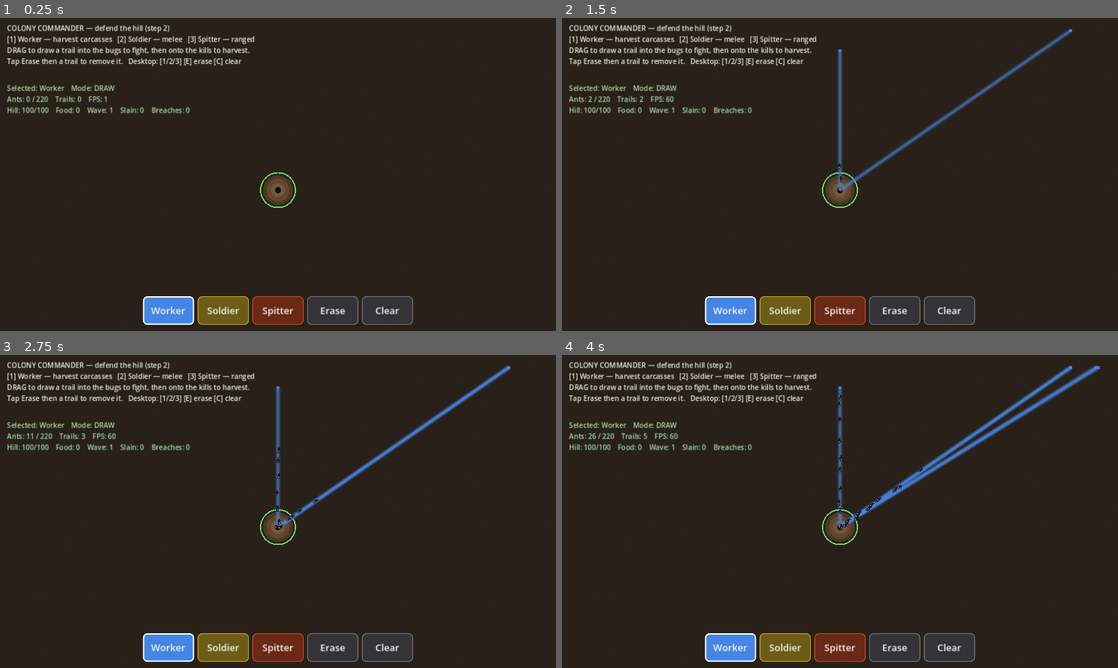
Above: before the commit, frames 1-4 (two rows, left to right).
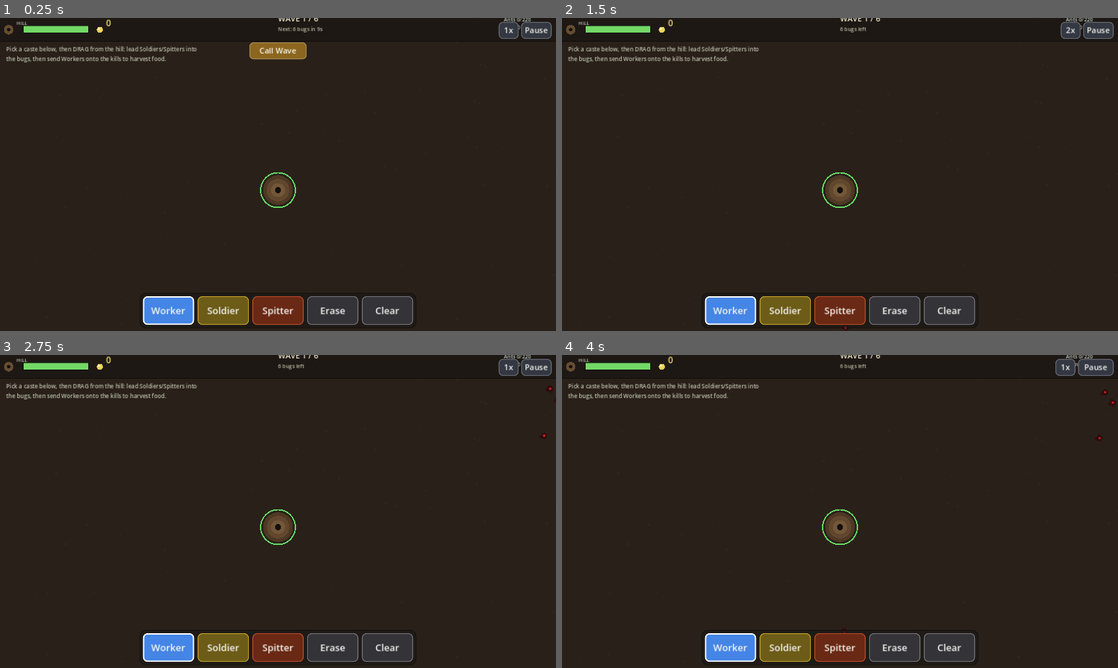
Above: after the commit, the same moments.

Repository: getarsenal/colony-commander
Game: Godot game, scene res://scenes/Main.tscn
The game is run twice, just before and just after one commit, with the same random seed, the same clock (stepped at 60 frames per second) and the same inputs.
Inputs (mouse positions are in pixels of both pictures, inside the frame that each line leads up to):
- Up to frame 1 (0.25 s): no input
- Up to frame 2 (1.5 s): click (840, 49) at 0.5 s, where only the run after the commit has a clickable "Call Wave"; click (1067, 30) at 1.25 s, where only the run after the commit has a clickable "1x"
- Up to frame 3 (2.75 s): click (505, 367) at 2 s, where only the run after the commit has a clickable "2x"
- Up to frame 4 (4 s): click (1095, 367) at 2.75 s, where only the run after the commit has a clickable "Pause"; click (1095, 367) at 3.5 s, where only the run after the commit has a clickable "Resume"

The runs differ from the first frame. In frame 1, 4.4% of the frame differs, in the area x 0-100%, y 0-31%; in frame 2, 5.1%; in frame 3, 5.1%; in frame 4, 5.8%, in the area x 0-100%, y 0-89%.

Commit message:
Step 3: level flow + Anthill-style HUD
Give the game its shape and the original's UI identity:

- Wave/level state machine (sim/wave_director.gd): a 6-wave level with a PREP
  countdown, Call-Wave (summon early), VICTORY on surviving all waves, and
  DEFEAT when the hill falls. Adds reset_level() and field-clear helpers.
- Real defeat (sim/colony.gd): hill at 0 HP now notifies the director (DEFEAT)
  instead of the old soft breach-reset; adds reset_defense() + recall_all().
- HUD (ui/hud.gd, ui/hud_topbar.gd): Anthill-style top bar (hill-health bar,
  food counter, "Wave X / N" with next-wave preview + countdown, ant count),
  plus Call-Wave / speed (1x/2x) / pause buttons and a win-lose overlay with
  Restart. Runs PROCESS_MODE_ALWAYS so controls work while paused.
- Caste panel (ui/touch_controls.gd): backing panel + stays usable while paused.
- Main (scenes/main.gd): wires the HUD, adds set_game_speed / toggle_pause /
  restart_level, a brief onboarding hint, and drops the old debug labels.
- Carcass/Projectile: force_despawn() for clean level resets.

Validated: scripts parse headlessly; a headless smoke test exercising waves,
combat, harvest, call-wave, defeat, restart, speed and pause ran clean. Web
build re-exported locally before deploy.

https://claude.ai/code/session_011hkUGhTeefueTvzyEjhAPX

Diff:
--- a/scenes/main.gd
+++ b/scenes/main.gd
@@ -1,12 +1,8 @@
-## Step 1 vertical slice: the trail-flow prototype (handoff §4 + §9 step 1).
-##
-## Builds the whole scene from code so the .tscn stays trivial (one root node) —
-## easier to keep correct without opening the editor, and easier for a Godot
-## newcomer to read. Wires the Colony, Trail container, TrailDrawer and a HUD,
-## draws the ground + anthill, and pre-builds the ant pool.
-##
-## This prototype intentionally has NO combat, carcasses or enemies yet. Its one
-## job is to prove the streaming FEELS alive before anything downstream is built.
+## Scene assembler (handoff §4/§5/§7). Builds the whole game from code so the
+## .tscn stays trivial: wires the Colony + ant pool, the trail drawer, the threat
+## WaveDirector (enemies/carcasses/projectiles), the juice layer, the touch caste
+## panel and the HUD (top bar + wave controls + win/lose overlay); draws the
+## ground + anthill + hill-HP ring; and routes the HUD's speed/pause/restart.
 extends Node2D
 
 var hill_pos := Vector2(640, 380)
@@ -17,9 +13,9 @@
 var touch_controls: TouchControls
 var director: WaveDirector
 var fx: FxLayer
+var hud: HUD
 
-var _info_label: Label
-var _stats_label: Label
+var _hint: Label
 
 func _ready() -> void:
 	hill_pos = get_viewport_rect().size * Vector2(0.5, 0.55)
@@ -86,58 +82,51 @@
 	touch_controls.drawer = trail_drawer
 	add_child(touch_controls)
 
-	_build_hud()
+	# --- HUD: top status bar, wave controls, win/lose overlay ---
+	hud = HUD.new()
+	hud.name = "HUD"
+	hud.colony = colony
+	hud.director = director
+	hud.main = self
+	add_child(hud)
+
+	_build_hint()
 	queue_redraw()
 
-func _build_hud() -> void:
+func _build_hint() -> void:
 	var layer := CanvasLayer.new()
+	layer.layer = 4
 	add_child(layer)
-
-	_info_label = Label.new()
-	_info_label.position = Vector2(16, 12)
-	_info_label.add_theme_color_override("font_color", Color(0.92, 0.92, 0.88))
-	layer.add_child(_info_label)
-
-	_stats_label = Label.new()
-	_stats_label.position = Vector2(16, 150)
-	_stats_label.add_theme_color_override("font_color", Color(0.65, 0.85, 0.65))
-	layer.add_child(_stats_label)
+	_hint = Label.new()
+	_hint.position = Vector2(14, 62)
+	_hint.add_theme_font_size_override("font_size", 13)
+	_hint.add_theme_color_override("font_color", Color(0.85, 0.85, 0.78, 0.85))
+	_hint.text = "Pick a caste below, then DRAG from the hill: lead Soldiers/Spitters into\nthe bugs, then send Workers onto the kills to harvest food."
+	layer.add_child(_hint)
 
 func _process(_delta: float) -> void:
-	if _info_label == null:
-		return
-	_info_label.text = "COLONY COMMANDER — defend the hill (step 2)\n" \
-		+ "[1] Worker — harvest carcasses   [2] Soldier — melee   [3] Spitter — ranged\n" \
-		+ "DRAG to draw a trail into the bugs to fight, then onto the kills to harvest.\n" \
-		+ "Tap Erase then a trail to remove it.   Desktop: [1/2/3] [E] erase [C] clear"
-
-	var mode := "ERASE" if trail_drawer.erase_mode else "DRAW"
-	_stats_label.text = "Selected: %s    Mode: %s\nAnts: %d / %d    Trails: %d    FPS: %d\nHill: %d/%d    Food: %d    Wave: %d    Slain: %d    Breaches: %d" % [
-		AntTypes.name_of(trail_drawer.current_type),
-		mode,
-		colony.active_count,
-		colony.population_cap,
-		_trail_count(),
-		Engine.get_frames_per_second(),
-		int(colony.hill_hp),
-		int(Colony.HILL_HP_MAX),
-		colony.food,
-		director.wave,
-		director.enemies_killed,
-		colony.breaches,
-	]
-
-	# screen shake (juice) + keep the dynamic hill-HP ring fresh
+	# world screen-shake (juice) + keep the dynamic hill-HP ring fresh
 	if fx != null:
 		position = fx.shake_offset
 	queue_redraw()
 
-func _trail_count() -> int:
-	var n := 0
-	for c in trail_container.get_children():
-		if c is Trail:
-			n += 1
-	return n
+# --- HUD control hooks --------------------------------------------------------
+
+func set_game_speed(fast: bool) -> void:
+	Engine.time_scale = 2.0 if fast else 1.0
+
+func toggle_pause() -> bool:
+	var p := not get_tree().paused
+	get_tree().paused = p
+	return p
+
+func restart_level() -> void:
+	trail_drawer.clear_all()
+	colony.recall_all()
+	director.reset_level()
+	colony.reset_defense()
+	Engine.time_scale = 1.0
+	get_tree().paused = false
 
 func _draw() -> void:
 	var size := get_viewport_rect().size
--- a/sim/ant.gd
+++ b/sim/ant.gd
@@ -230,6 +230,9 @@
 ## Enemies only target ants that are actually out on the field.
 func is_combatant_for_enemy() -> bool:
 	return state != State.IDLE and visible
+
+func is_active() -> bool:
+	return state != State.IDLE
 
 # --- helpers ------------------------------------------------------------------
 
--- a/sim/carcass.gd
+++ b/sim/carcass.gd
@@ -53,6 +53,11 @@
 	if director != null:
 		director.release_carcass(self)
 
+## Remove without feeding anyone (used on a level reset).
+func force_despawn() -> void:
+	if _alive:
+		_despawn()
+
 func _process(delta: float) -> void:
 	if not _alive:
 		return
--- a/sim/colony.gd
+++ b/sim/colony.gd
@@ -29,8 +29,7 @@
 
 var director = null               # WaveDirector: enemy / carcass / projectile queries
 var fx = null                     # FxLayer: juice (puffs, popups, screen shake)
-var hill_hp: float = HILL_HP_MAX  # the base you defend; 0 -> a breach
-var breaches := 0
+var hill_hp: float = HILL_HP_MAX  # the base you defend; 0 -> DEFEAT
 
 func build_pool() -> void:
 	var ant_script: Script = load("res://sim/ant.gd")
@@ -112,20 +111,26 @@
 	population_cap = min(POOL_SIZE, DEFAULT_POP_CAP + int(food / FOOD_PER_CAP))
 
 func damage_hill(n: float) -> void:
-	hill_hp -= n
+	if hill_hp <= 0.0:
+		return  # already overrun; the director is in DEFEAT
+	hill_hp = max(0.0, hill_hp - n)
 	if fx != null:
 		fx.add_shake(0.35)
 		fx.puff(hill_pos, Color(0.9, 0.3, 0.2), 16.0)
 	if hill_hp <= 0.0:
-		_breach()
+		if fx != null:
+			fx.add_shake(1.0)
+		if director != null:
+			director.on_hill_destroyed()  # -> DEFEAT (HUD shows the overlay)
 
-## Base overrun: a big juicy beat, then we wipe the field and reset HP so a
-## playtest keeps rolling (full game-over flow lands with the campaign step).
-func _breach() -> void:
-	breaches += 1
+## Restore the base + larder for a fresh attempt (paired with director.reset_level).
+func reset_defense() -> void:
 	hill_hp = HILL_HP_MAX
-	if director != null:
-		director.clear_all_enemies()
-	if fx != null:
-		fx.add_shake(1.0)
-		fx.popup(hill_pos + Vector2(0, -52), "BREACH!", Color(1.0, 0.4, 0.3))
+	food = 0
+	population_cap = DEFAULT_POP_CAP
+
+## Send every ant on the field home/IDLE (used on a level restart).
+func recall_all() -> void:
+	for a in _pool:
+		if a.is_active():
+			release_ant(a)
--- a/sim/projectile.gd
+++ b/sim/projectile.gd
@@ -63,6 +63,11 @@
 	if director != null:
 		director.release_projectile(self)
 
+## Remove in flight (used on a level reset).
+func force_despawn() -> void:
+	if _alive:
+		_despawn()
+
 func _draw() -> void:
 	draw_circle(Vector2.ZERO, 3.4, Color(0.55, 0.85, 0.25, 0.9))
 	draw_circle(Vector2(-3.0, 0.0), 2.0, Color(0.45, 0.75, 0.20, 0.5))  # tail
--- a/sim/wave_director.gd
+++ b/sim/wave_director.gd
@@ -1,19 +1,25 @@
-## The threat brain: spawns enemy waves and owns the enemy / carcass / projectile
-## pools (handoff §7 wave director, scoped to a continuous-trickle first slice).
+## The threat brain + level flow (handoff §7 wave director, first campaign slice).
 ##
-## Mirrors the Colony's pooling discipline. Difficulty escalates slowly over time
-## so playtesting the combat/harvest FEEL stays pleasant rather than punishing —
-## the real wave-table / campaign pacing lands with the campaign step.
+## A level is a fixed sequence of waves. Between waves there's a PREP countdown
+## the player can short-circuit with "Call Wave" (Anthill's summon-early beat —
+## braver play, faster level). Surviving the last wave = VICTORY; the hill
+## falling = DEFEAT. Owns the enemy / carcass / projectile pools with the same
+## 60fps pooling discipline as the Colony.
 class_name WaveDirector
 extends Node2D
+
+enum State { PREP, SPAWNING, CLEARING, VICTORY, DEFEAT }
 
 const ENEMY_POOL := 64
 const CARCASS_POOL := 96
 const PROJECTILE_POOL := 96
-const MAX_ALIVE := 26                 # concurrent enemy cap (perf + readability)
-const BASE_INTERVAL := 2.6            # seconds between spawns at wave 1
-const MIN_INTERVAL := 0.6
-const RAMP_PER_SEC := 0.012           # how fast spawn cadence tightens
+const MAX_ALIVE := 26                  # concurrent enemy cap (perf + readability)
+
+# A gentle escalating level — counts only for this slice; types/biomes come later.
+const WAVE_COUNTS := [6, 9, 13, 17, 22, 28]
+const FIRST_PREP := 9.0                # breathing room before wave 1
+const PREP_TIME := 14.0                # seconds of prep between waves
+const SPAWN_SPACING := 0.55            # seconds between bugs within a wave
 
 var colony = null
 var enemy_layer: Node2D
@@ -21,9 +27,13 @@
 var projectile_layer: Node2D
 var fx = null
 
-var elapsed := 0.0
-var wave := 1
+var state: int = State.PREP
+var wave_index := 0                    # 0-based index of the NEXT/current wave
+var prep_timer := FIRST_PREP
 var enemies_killed := 0
+
+var _to_spawn := 0
+var _spawn_timer := 0.0
 
 var _enemy_pool: Array = []
 var _enemy_free: Array = []
@@ -31,8 +41,6 @@
 var _carcass_free: Array = []
 var _proj_pool: Array = []
 var _proj_free: Array = []
-
-var _spawn_accum := 0.0
 
 func build_pools() -> void:
 	var enemy_script: Script = load("res://sim/enemy.gd")
@@ -60,20 +68,74 @@
 func alive_enemy_count() -> int:
 	return ENEMY_POOL - _enemy_free.size()
 
+# --- level flow ---------------------------------------------------------------
+
 func _process(delta: float) -> void:
-	elapsed += delta
-	wave = 1 + int(elapsed / 30.0)   # a new "wave" tier every 30s
-	var interval: float = max(MIN_INTERVAL, BASE_INTERVAL - elapsed * RAMP_PER_SEC)
-	_spawn_accum += delta
-	while _spawn_accum >= interval:
-		_spawn_accum -= interval
-		_try_spawn()
-
-func _try_spawn() -> void:
-	if _enemy_free.is_empty() or alive_enemy_count() >= MAX_ALIVE:
-		return
+	match state:
+		State.PREP:
+			prep_timer -= delta
+			if prep_timer <= 0.0:
+				_start_wave()
+		State.SPAWNING:
+			_spawn_timer -= delta
+			if _to_spawn > 0 and _spawn_timer <= 0.0 \
+					and alive_enemy_count() < MAX_ALIVE and not _enemy_free.is_empty():
+				_spawn_one()
+				_to_spawn -= 1
+				_spawn_timer = SPAWN_SPACING
+			if _to_spawn <= 0:
+				state = State.CLEARING
+		State.CLEARING:
+			if alive_enemy_count() == 0:
+				wave_index += 1
+				if wave_index >= WAVE_COUNTS.size():
+					state = State.VICTORY
+				else:
+					state = State.PREP
+					prep_timer = PREP_TIME
+		State.VICTORY, State.DEFEAT:
+			pass
+
+func _start_wave() -> void:
+	_to_spawn = WAVE_COUNTS[wave_index]
+	_spawn_timer = 0.0
+	state = State.SPAWNING
+
+func _spawn_one() -> void:
 	var e = _enemy_pool[_enemy_free.pop_back()]
 	e.spawn(_edge_spawn_point())
+
+## Player summons the pending wave immediately (only meaningful during PREP).
+func call_wave() -> void:
+	if state == State.PREP:
+		prep_timer = 0.0
+
+func on_hill_destroyed() -> void:
+	state = State.DEFEAT
+
+# --- HUD queries --------------------------------------------------------------
+
+func total_waves() -> int:
+	return WAVE_COUNTS.size()
+
+func is_prep() -> bool:
+	return state == State.PREP
+
+func is_victory() -> bool:
+	return state == State.VICTORY
+
+func is_defeat() -> bool:
+	return state == State.DEFEAT
+
+## Bugs still owed this level-phase: the unspawned remainder plus those alive.
+func enemies_remaining() -> int:
+	return _to_spawn + alive_enemy_count()
+
+## Size of the wave that PREP is counting down to (for the "incoming" preview).
+func incoming_preview() -> int:
+	return WAVE_COUNTS[wave_index] if wave_index < WAVE_COUNTS.size() else 0
+
+# --- spawning helpers ---------------------------------------------------------
 
 ## Pick a point just outside a random screen edge so bugs crawl inward.
 func _edge_spawn_point() -> Vector2:
@@ -116,23 +178,45 @@
 	if idx != -1:
 		_enemy_free.append(idx)
 
-## Wipe every living enemy (used on a base breach). No carcasses dropped.
+func release_carcass(carcass) -> void:
+	var idx := _carcass_pool.find(carcass)
+	if idx != -1:
+		_carcass_free.append(idx)
+
+func release_projectile(proj) -> void:
+	var idx := _proj_pool.find(proj)
+	if idx != -1:
+		_proj_free.append(idx)
+
+# --- field wipe + level reset -------------------------------------------------
+
 func clear_all_enemies() -> void:
 	for e in _enemy_pool:
 		if e.is_alive():
 			e.force_despawn()
 
-func release_carcass(carcass) -> void:
-	var idx := _carcass_pool.find(carcass)
-	if idx != -1:
-		_carcass_free.append(idx)
-
-func release_projectile(proj) -> void:
-	var idx := _proj_pool.find(proj)
-	if idx != -1:
-		_proj_free.append(idx)
-
-# --- spatial queries used by ants (harvest) -----------------------------------
+func clear_all_carcasses() -> void:
+	for c in _carcass_pool:
+		if c.is_available():
+			c.force_despawn()
+
+func clear_all_projectiles() -> void:
+	for p in _proj_pool:
+		p.force_despawn()
+
+## Full restart back to wave 1 prep with an empty field.
+func reset_level() -> void:
+	clear_all_enemies()
+	clear_all_carcasses()
+	clear_all_projectiles()
+	state = State.PREP
+	wave_index = 0
+	prep_timer = FIRST_PREP
+	enemies_killed = 0
+	_to_spawn = 0
+	_spawn_timer = 0.0
+
+# --- spatial queries used by ants ---------------------------------------------
 
 func nearest_enemy(pos: Vector2, max_dist: float):
 	var best = null
--- /dev/null
+++ b/ui/hud.gd
@@ -0,0 +1,155 @@
+## The game HUD: top status bar + Call-Wave / speed / pause controls + the
+## victory/defeat overlay (handoff §7 level flow, with the original's UI feel).
+##
+## Runs on its own CanvasLayer above the world and the caste panel, and is set to
+## PROCESS_MODE_ALWAYS so its buttons keep working while the game is paused.
+class_name HUD
+extends CanvasLayer
+
+const _TOPBAR := preload("res://ui/hud_topbar.gd")
+
+var colony = null
+var director = null
+var main = null
+
+var _topbar: Control
+var _call_btn: Button
+var _speed_btn: Button
+var _pause_btn: Button
+var _overlay: Control
+var _overlay_title: Label
+var _overlay_sub: Label
+var _restart_btn: Button
+var _fast := false
+
+func _ready() -> void:
+	layer = 6  # above the world (0) and the caste panel (5)
+	process_mode = Node.PROCESS_MODE_ALWAYS
+
+	_topbar = _TOPBAR.new()
+	_topbar.colony = colony
+	_topbar.director = director
+	_topbar.set_anchors_preset(Control.PRESET_TOP_WIDE)
+	_topbar.offset_bottom = 54
+	_topbar.mouse_filter = Control.MOUSE_FILTER_IGNORE
+	add_child(_topbar)
+
+	_call_btn = _make_button("Call Wave", Color(0.55, 0.40, 0.12), Vector2(132, 38))
+	_call_btn.pressed.connect(_on_call)
+	add_child(_call_btn)
+	_speed_btn = _make_button("1x", Color(0.20, 0.22, 0.26), Vector2(46, 36))
+	_speed_btn.pressed.connect(_on_speed)
+	add_child(_speed_btn)
+	_pause_btn = _make_button("Pause", Color(0.20, 0.22, 0.26), Vector2(70, 36))
+	_pause_btn.pressed.connect(_on_pause)
+	add_child(_pause_btn)
+
+	_build_overlay()
+
+func _build_overlay() -> void:
+	_overlay = Control.new()
+	_overlay.set_anchors_preset(Control.PRESET_FULL_RECT)
+	_overlay.mouse_filter = Control.MOUSE_FILTER_STOP
+	_overlay.visible = false
+	add_child(_overlay)
+
+	var dim := ColorRect.new()
+	dim.color = Color(0, 0, 0, 0.6)
+	dim.set_anchors_preset(Control.PRESET_FULL_RECT)
+	dim.mouse_filter = Control.MOUSE_FILTER_IGNORE
+	_overlay.add_child(dim)
+
+	_overlay_title = _make_label(40, HORIZONTAL_ALIGNMENT_CENTER)
+	_overlay.add_child(_overlay_title)
+	_overlay_sub = _make_label(18, HORIZONTAL_ALIGNMENT_CENTER)
+	_overlay_sub.add_theme_color_override("font_color", Color(0.85, 0.85, 0.8))
+	_overlay.add_child(_overlay_sub)
+
+	_restart_btn = _make_button("Restart Level", Color(0.30, 0.45, 0.30), Vector2(190, 48))
+	_restart_btn.pressed.connect(_on_restart)
+	_overlay.add_child(_restart_btn)
+
+func _process(_delta: float) -> void:
+	if director == null:
+		return
+	var vp := get_viewport().get_visible_rect().size
+
+	# top-right controls
+	_pause_btn.position = Vector2(vp.x - _pause_btn.size.x - 10, 9)
+	_speed_btn.position = Vector2(_pause_btn.position.x - _speed_btn.size.x - 6, 9)
+
+	# Call Wave: only during prep, centred just under the wave readout
+	_call_btn.visible = director.is_prep()
+	_call_btn.position = Vector2((vp.x - _call_btn.size.x) * 0.5, 56)
+
+	# win/lose overlay
+	if director.is_victory() or director.is_defeat():
+		_overlay.visible = true
+		if director.is_victory():
+			_overlay_title.text = "VICTORY"
+			_overlay_title.add_theme_color_override("font_color", Color(0.6, 0.95, 0.6))
+			_overlay_sub.text = "You held the colony through every wave."
+		else:
+			_overlay_title.text = "DEFEAT"
+			_overlay_title.add_theme_color_override("font_color", Color(0.95, 0.45, 0.4))
+			_overlay_sub.text = "The hill was overrun. Try a tighter line."
+		_center(_overlay_title, vp, -54)
+		_center(_overlay_sub, vp, 0)
+		_center(_restart_btn, vp, 56)
+	else:
+		_overlay.visible = false
+
+func _center(c: Control, vp: Vector2, dy: float) -> void:
+	c.size = c.get_combined_minimum_size()
+	c.position = Vector2((vp.x - c.size.x) * 0.5, vp.y * 0.5 - c.size.y * 0.5 + dy)
+
+# --- button callbacks ---------------------------------------------------------
+
+func _on_call() -> void:
+	director.call_wave()
+
+func _on_speed() -> void:
+	_fast = not _fast
+	_speed_btn.text = "2x" if _fast else "1x"
+	if main != null:
+		main.set_game_speed(_fast)
+
+func _on_pause() -> void:
+	var paused: bool = main.toggle_pause() if main != null else false
+	_pause_btn.text = "Resume" if paused else "Pause"
+
+func _on_restart() -> void:
+	# leaving any paused/fast state cleanly
+	_fast = false
+	_speed_btn.text = "1x"
+	_pause_btn.text = "Pause"
+	if main != null:
+		main.restart_level()
+
+# --- builders -----------------------------------------------------------------
+
+func _make_button(text: String, bg: Color, min_size: Vector2) -> Button:
+	var b := Button.new()
+	b.text = text
+	b.custom_minimum_size = min_size
+	b.size = min_size
+	b.focus_mode = Control.FOCUS_NONE
+	b.add_theme_font_size_override("font_size", 18)
+	b.add_theme_color_override("font_color", Color(0.96, 0.96, 0.92))
+	var sb := StyleBoxFlat.new()
+	sb.bg_color = bg
+	sb.set_corner_radius_all(9)
+	sb.set_border_width_all(2)
+	sb.border_color = bg.lightened(0.25)
+	sb.set_content_margin_all(6)
+	b.add_theme_stylebox_override("normal", sb)
+	b.add_theme_stylebox_override("hover", sb)
+	b.add_theme_stylebox_override("pressed", sb)
+	return b
+
+func _make_label(font_size: int, align: int) -> Label:
+	var l := Label.new()
+	l.add_theme_font_size_override("font_size", font_size)
+	l.horizontal_alignment = align
+	l.add_theme_color_override("font_color", Color.WHITE)
+	return l
--- /dev/null
+++ b/ui/hud_topbar.gd
@@ -0,0 +1,72 @@
+## The Anthill-style top status bar: hill health, food, and wave progress.
+##
+## Pure custom-draw (no nested Controls) for a tight, themeable bar that reads at
+## a glance on a phone. The Call-Wave / speed / pause buttons live on the HUD
+## above this; this node just paints state and ignores input so trail-drags that
+## start up here still pass through.
+extends Control
+
+const H := 54.0
+
+var colony = null
+var director = null
+
+func _process(_delta: float) -> void:
+	queue_redraw()
+
+func _font() -> Font:
+	return ThemeDB.fallback_font
+
+func _text(f: Font, pos: Vector2, s: String, size: int, col: Color, align := HORIZONTAL_ALIGNMENT_LEFT) -> void:
+	draw_string(f, pos + Vector2(1, 1), s, align, -1, size, Color(0, 0, 0, 0.55))
+	draw_string(f, pos, s, align, -1, size, col)
+
+func _draw() -> void:
+	if colony == null or director == null:
+		return
+	var w := size.x
+	var f := _font()
+
+	# bar background + base line
+	draw_rect(Rect2(0, 0, w, H), Color(0.11, 0.09, 0.08, 0.85))
+	draw_line(Vector2(0, H), Vector2(w, H), Color(0.0, 0.0, 0.0, 0.5), 2.0)
+
+	# --- hill health (left) ---
+	var hp_frac := clampf(colony.hill_hp / Colony.HILL_HP_MAX, 0.0, 1.0)
+	var bar := Rect2(54, 18, 150, 16)
+	draw_rect(bar, Color(0.0, 0.0, 0.0, 0.45))
+	if hp_frac > 0.0:
+		var hp_col := Color(0.85, 0.27, 0.22).lerp(Color(0.45, 0.85, 0.4), hp_frac)
+		draw_rect(Rect2(bar.position, Vector2(bar.size.x * hp_frac, bar.size.y)), hp_col)
+	draw_rect(bar, Color(0.0, 0.0, 0.0, 0.5), false, 1.5)
+	# little hill glyph + label
+	draw_circle(Vector2(20, 27), 11, Color(0.40, 0.30, 0.19))
+	draw_circle(Vector2(20, 27), 4, Color(0.08, 0.06, 0.05))
+	_text(f, Vector2(38, 16), "HILL", 11, Color(0.8, 0.8, 0.75))
+
+	# --- food (left-centre) ---
+	var fx := bar.position.x + bar.size.x + 26
+	draw_circle(Vector2(fx, 27), 7, Color(0.92, 0.82, 0.34))
+	draw_circle(Vector2(fx - 2, 25), 2.5, Color(1, 1, 1, 0.6))
+	_text(f, Vector2(fx + 14, 19), "%d" % colony.food, 20, Color(0.96, 0.88, 0.45))
+
+	# --- wave progress (centre) ---
+	var cx := w * 0.5
+	if director.is_victory():
+		_text(f, Vector2(cx, 16), "LEVEL CLEARED", 20, Color(0.6, 0.95, 0.6), HORIZONTAL_ALIGNMENT_CENTER)
+	elif director.is_defeat():
+		_text(f, Vector2(cx, 16), "HILL OVERRUN", 20, Color(0.95, 0.45, 0.4), HORIZONTAL_ALIGNMENT_CENTER)
+	else:
+		var shown = min(director.wave_index + 1, director.total_waves())
+		_text(f, Vector2(cx, 8), "WAVE %d / %d" % [shown, director.total_waves()], 18, Color(0.95, 0.92, 0.8), HORIZONTAL_ALIGNMENT_CENTER)
+		var sub := ""
+		if director.is_prep():
+			sub = "Next: %d bugs in %ds" % [director.incoming_preview(), int(ceil(director.prep_timer))]
+		else:
+			sub = "%d bugs left" % director.enemies_remaining()
+		_text(f, Vector2(cx, 30), sub, 12, Color(0.78, 0.75, 0.66), HORIZONTAL_ALIGNMENT_CENTER)
+
+	# --- colony size (right, left of the buttons) ---
+	var ant_txt := "Ants %d/%d" % [colony.active_count, colony.population_cap]
+	_text(f, Vector2(w - 120, 8), ant_txt, 12, Color(0.78, 0.82, 0.78), HORIZONTAL_ALIGNMENT_LEFT)
+	_text(f, Vector2(w - 120, 26), "Slain %d" % director.enemies_killed, 12, Color(0.72, 0.72, 0.66), HORIZONTAL_ALIGNMENT_LEFT)
--- a/ui/touch_controls.gd
+++ b/ui/touch_controls.gd
@@ -25,8 +25,22 @@
 var _erase_on: StyleBoxFlat
 var _erase_off: StyleBoxFlat
 
+var _bg: Panel
+
 func _ready() -> void:
 	layer = 5  # above the world's CanvasLayer HUD text underlay
+	process_mode = Node.PROCESS_MODE_ALWAYS  # stay usable (and tappable) while paused
+
+	# backing bar so the caste buttons read as one control panel
+	_bg = Panel.new()
+	var bgsb := StyleBoxFlat.new()
+	bgsb.bg_color = Color(0.10, 0.09, 0.08, 0.66)
+	bgsb.set_corner_radius_all(14)
+	bgsb.set_border_width_all(2)
+	bgsb.border_color = Color(0.0, 0.0, 0.0, 0.4)
+	_bg.add_theme_stylebox_override("panel", bgsb)
+	add_child(_bg)
+
 	_bar = HBoxContainer.new()
 	_bar.add_theme_constant_override("separation", GAP)
 	add_child(_bar)
@@ -80,6 +94,9 @@
 	var vp := get_viewport().get_visible_rect().size
 	_bar.size = _bar.get_combined_minimum_size()
 	_bar.position = Vector2((vp.x - _bar.size.x) * 0.5, vp.y - _bar.size.y - MARGIN)
+	var pad := 8.0
+	_bg.position = _bar.position - Vector2(pad, pad)
+	_bg.size = _bar.size + Vector2(pad * 2.0, pad * 2.0)
 
 func _update_highlights() -> void:
 	for t in _caste_buttons:
Not shown, changed: README.md
